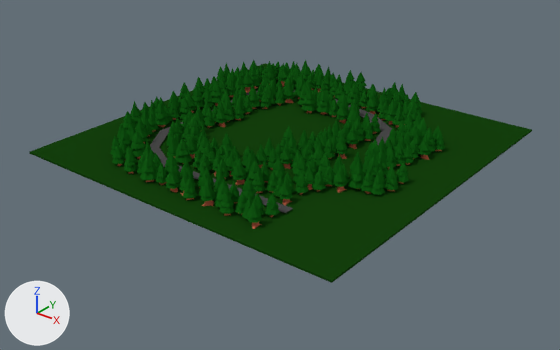
The Blender file COP 4331 - Space Shooter 3D/Assets/Art/Level/Cryptid_Road/Level.blend, before and after one commit.
Camera for both pictures: a 50 mm camera at (30.5, -39.1, 21.1) aimed at (0.6, -1.7, -2.0). Every picture has the same lights, and +X, +Y and +Z are marked at lower left.

Names of what the first picture shows: 'Ground', 'Path', 'Tree1.034', 'Tree1.098'.
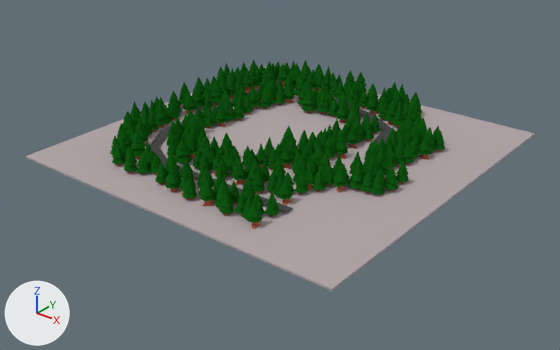
Changed parts and their boxes (x1, y1, x2, y2) in the pictures (560 x 350 px):
'Ground', recoloured, moved, turned (green to grey)
    before: (29, 63, 532, 283)
    after: (25, 66, 535, 291)
'Tree1.034', deleted
    before: (140, 152, 158, 182)
    faces in mat_material_001 (dark green #135c14): (140, 152, 158, 180)
'Tree1.098', deleted
    before: (178, 97, 190, 119)

Diff of the bpy script that builds the scene:
```diff
--- a/COP 4331 - Space Shooter 3D/Assets/Art/Level/Cryptid_Road/Level.blend.py
+++ b/COP 4331 - Space Shooter 3D/Assets/Art/Level/Cryptid_Road/Level.blend.py
@@ mat_material @@
 mat_material = diffuse_material('Material')
-mat_material.base_color = (0.00725, 0.0522, 0.00419)  # dark green #15410d
+mat_material.base_color = (0.448, 0.383, 0.395)  # grey #b3a6a9
@@ ob_tree1_098 @@
-ob_tree1_098 = bpy.data.objects.new('Tree1.098', me_cylinder_128)
-ob_tree1_098.location = (-8.62, -1.42, 0.22)
-ob_tree1_098.rotation_euler = (0.0, 0.0, 2.445)  # degrees (0, 0, 140)
-ob_tree1_098.scale = (0.329, 0.329, 0.329)
@@ ob_tree1_034 @@
-ob_tree1_034 = bpy.data.objects.new('Tree1.034', me_cylinder_046)
-ob_tree1_034.location = (-2.84, -10.31, 0.43)
-ob_tree1_034.rotation_euler = (0.0, 0.0, 1.723)  # degrees (0, 0, 99)
-ob_tree1_034.scale = (0.334, 0.334, 0.334)
@@ ob_ground @@
 ob_ground = bpy.data.objects.new('Ground', me_cube)
-ob_ground.location = (0.0, 0.0, -0.23)
+ob_ground.location = (0.41, -0.58, -0.23)
+ob_ground.rotation_euler = (0.0, 0.0, 3.142)  # degrees (0, 0, 180)
 ob_ground.scale = (12.4, 12.4, 0.0631)
```
